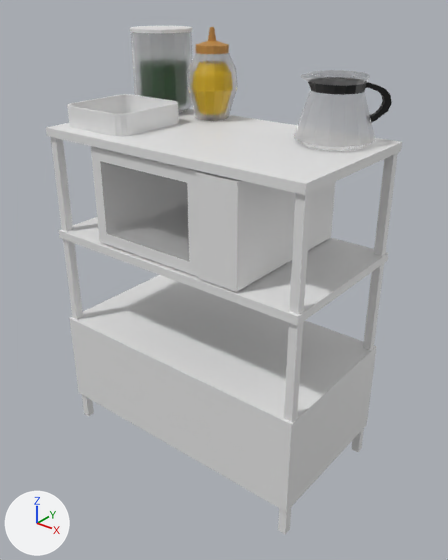
The Blender file models/pantry.blend, before and after one commit.
Rendered twice from a 50 mm camera at (1.285, -1.563, 1.663) aimed at (0.046, -0.014, 0.703). Lighting does not change. The marker at lower left points along +X, +Y and +Z. The first picture is the older version.
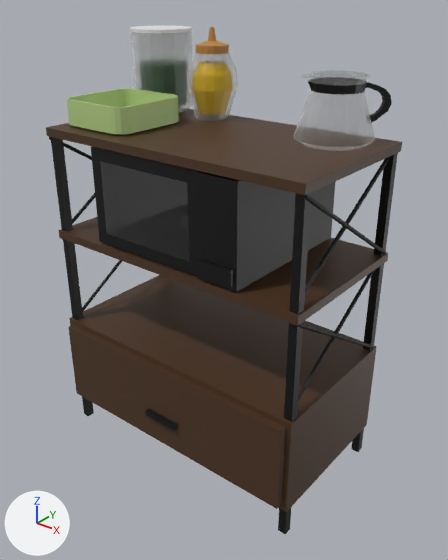
Changed parts and their boxes (x1, y1, x2, y2) in the pictures (448 x 560 px):
'Cube', reshaped, rescaled, recoloured (white to brown): before (69, 275, 377, 512); after (68, 275, 377, 512)
'Cube.003', recoloured (white to brown): (46, 109, 402, 195) in both
'Cube.002', recoloured (white to brown): (58, 217, 388, 326) in both
'Cube.001', recoloured: (51, 137, 398, 534) in both
'Cube.007', recoloured, moved (white to green): before (67, 94, 179, 136); after (66, 88, 179, 135)
'Cylinder.009', added: after (72, 158, 389, 294)
'Cylinder.007', added: after (82, 260, 375, 402)
'Cylinder.010', added: after (49, 137, 385, 254)
'Cylinder.008', added: after (62, 239, 374, 349)
'Cube.008', added: after (145, 409, 178, 431)
part 2 of me_cube_013, built on: (91, 148, 336, 292) in both
part 3 of me_cube_013, recoloured: (91, 147, 241, 277) in both

The change, as a diff of the scene's bpy script:
```diff
--- a/models/pantry.blend.py
+++ b/models/pantry.blend.py
@@ me_cube_009 @@
 # used by ob_cube; location = (0.0, 0.0, 0.112); scale = (0.517, 0.28, 0.178)
-me_cube_009.from_pydata(...)  # 8 vertices, 6 faces; spans x -1.0..1.0, y -1.0..1.0, z 0.0..2.0
+me_cube_009.from_pydata(...)  # 16 vertices, 14 faces; spans x -0.52..0.52, y -0.3..0.28, z 0.0..0.36
+# me_cube_009 part 1: the whole mesh is rebuilt
+me_cube_009.materials.append(mat_brown)  # brown #4d3420
@@ me_cube_010 @@
 me_cube_010.from_pydata(...)  # 8 vertices, 6 faces; spans x -1.0..1.0, y -1.0..1.0, z 0.0..2.0
+me_cube_010.materials.append(mat_black)  # black #000000
@@ me_cube_011 @@
 me_cube_011.from_pydata(...)  # 8 vertices, 6 faces; spans x -1.0..1.0, y -1.0..1.0, z 0.0..2.0
+me_cube_011.materials.append(mat_brown)  # brown #4d3420
@@ me_cube_012 @@
 me_cube_012.from_pydata(...)  # 8 vertices, 6 faces; spans x -1.0..1.0, y -1.0..1.0, z 0.0..2.0
+me_cube_012.materials.append(mat_brown)  # brown #4d3420
@@ me_cube_013 @@
 # used by ob_cube_004; location = (0.0, 0.0, 1.007); scale = (1.19, 1.19, 1.19)
-me_cube_013.from_pydata(...)  # 28 vertices, 26 faces; spans x -0.254..0.254, y -0.232..0.225, z -0.139..0.139
+me_cube_013.from_pydata(...)  # 50 vertices, 48 faces; spans x -0.254..0.254, y -0.24..0.225, z -0.139..0.139
+# me_cube_013 part 2
+# 14 faces are deleted
+# 14 vertices are added at x -0.237..0.242, y -0.24..0.209, z -0.128..-0.054
+# 8 new vertices lie (0.0, 0.0, 0.067) away from vertices in x -0.254..0.254, y -0.232..0.225, z -0.139
+# 36 new faces join them
+# me_cube_013 part 3: 12 faces spanning x -0.254..0.254, y -0.232..0.225, z -0.139..0.139 switch from no material to mat_black (black #000000)
@@ me_cube_018 @@
 me_cube_018.from_pydata(...)  # 120 vertices, 102 faces; spans x -0.123..0.123, y -0.127..0.127, z -0.066..0.006
+me_cube_018.materials.append(mat_green)  # green #b6d088
@@ ob_cube @@
 ob_cube.location = (0.0, 0.0, 0.112)
-ob_cube.scale = (0.517, 0.28, 0.178)
@@ ob_cube_007 @@
 ob_cube_007 = bpy.data.objects.new('Cube.007', me_cube_018)
-ob_cube_007.location = (-0.346, -0.076, 1.272)
+ob_cube_007.location = (-0.346, -0.076, 1.293)
 ob_cube_007.scale = (1.18, 1.18, 1.18)
@@ ob_cube_008 @@
+ob_cube_008 = bpy.data.objects.new('Cube.008', me_cube)  # 16 vertices, 13 faces; spans x 0.0..1.0, y -1.0..3.07, z -1.0..1.0; in mat_black (black #000000); modifiers MIRROR
+ob_cube_008.location = (0.0, -0.314, 0.25)
+ob_cube_008.scale = (0.0712, 0.00942, 0.00942)
@@ ob_cylinder_010 @@
+ob_cylinder_010 = bpy.data.objects.new('Cylinder.010', me_cylinder_010)  # a 12-sided cylinder along z spanning x -1.0..1.0, y -1.0..1.0, z 0.0..2.0; in mat_black (black #000000); modifiers MIRROR
+ob_cylinder_010.location = (0.512, 0.252, 0.846)
+ob_cylinder_010.rotation_euler = (1.011, 0.0, 0.0)  # degrees (58, 0, 0)
+ob_cylinder_010.scale = (0.00648, 0.00648, 0.309)
@@ ob_cylinder_009 @@
+ob_cylinder_009 = bpy.data.objects.new('Cylinder.009', me_cylinder_010.copy())  # modifiers MIRROR
+ob_cylinder_009.location = (0.49, -0.265, 0.842)
+ob_cylinder_009.rotation_euler = (-1.012, 0.0, 0.0)  # degrees (-58, 0, 0)
+ob_cylinder_009.scale = (0.00648, 0.00648, 0.309)
@@ ob_cylinder_008 @@
+ob_cylinder_008 = bpy.data.objects.new('Cylinder.008', me_cylinder_010.copy())  # modifiers MIRROR
+ob_cylinder_008.location = (0.512, 0.252, 0.477)
+ob_cylinder_008.rotation_euler = (1.011, 0.0, 0.0)  # degrees (58, 0, 0)
+ob_cylinder_008.scale = (0.00648, 0.00648, 0.309)
@@ ob_cylinder_007 @@
+ob_cylinder_007 = bpy.data.objects.new('Cylinder.007', me_cylinder_010.copy())  # modifiers MIRROR
+ob_cylinder_007.location = (0.49, -0.265, 0.473)
+ob_cylinder_007.rotation_euler = (-1.012, 0.0, 0.0)  # degrees (-58, 0, 0)
+ob_cylinder_007.scale = (0.00648, 0.00648, 0.309)
```
